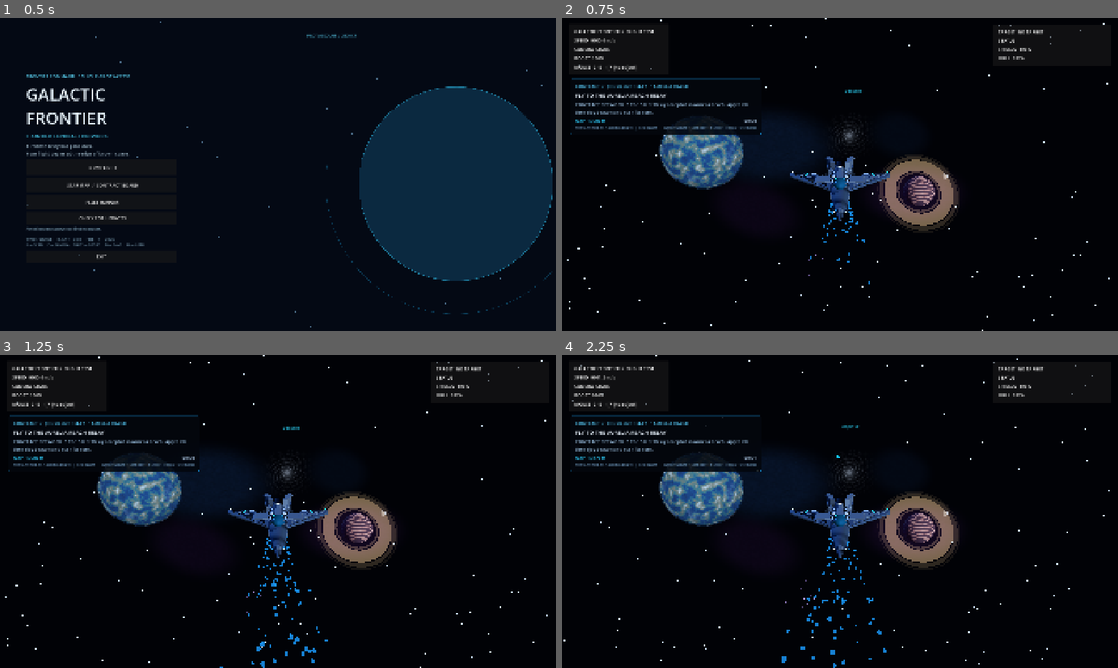
Above: before the commit, frames 1-4 (two rows, left to right).
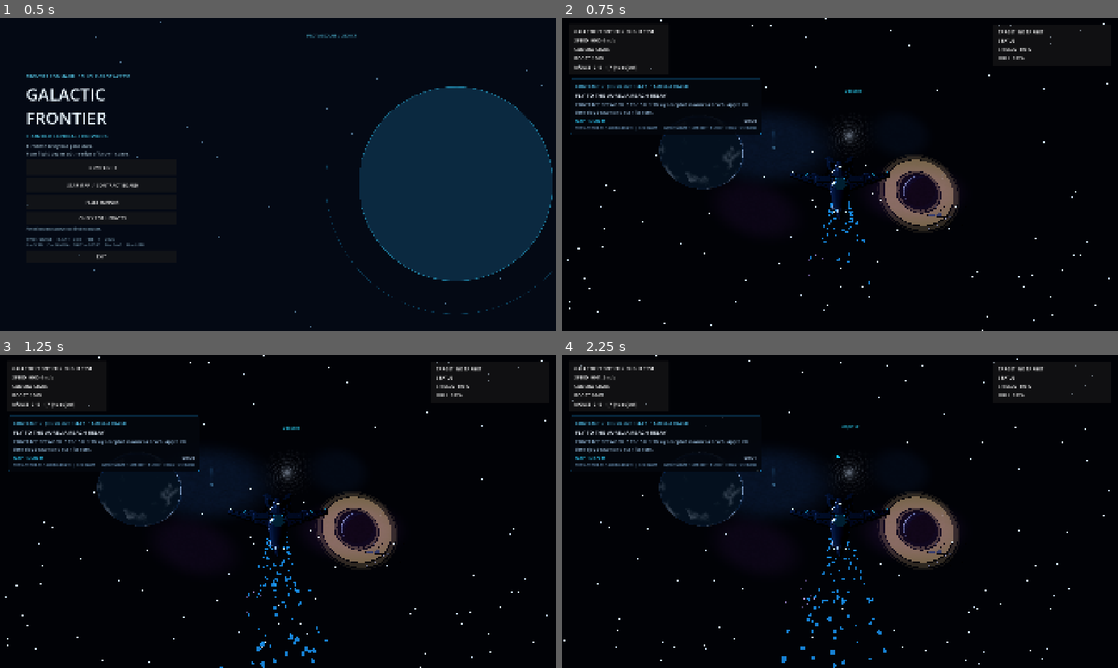
Above: after the commit, the same moments.

Repository: valdissor1990-ui/GALACTIC-FRONTIER
Game: Godot game, scene res://scenes/bootstrap/main.tscn
Two runs of this game, one before a commit and one after it. Both use one fixed random seed, a clock stepped at 60 frames per second and the inputs below.
Inputs (mouse positions are in pixels of both pictures, inside the frame that each line leads up to):
- Up to frame 1 (0.5 s): no input
- Up to frame 2 (0.75 s): click "NEW FLIGHT" at 0.5 s
- Up to frame 3 (1.25 s): no input
- Up to frame 4 (2.25 s): tap Enter at 1.25 s; move the mouse to (867, 511) at 1.27 s; hold Shift (boost) 1.28-2.03 s; hold W (move_forward) from 1.28 s (still down); move the mouse to (812, 511) at 2.02 s; click (812, 511) at 2.1 s

Frame 1 is identical in both runs. In frame 2, 3.6% of the frame differs, in the area x 17-70%, y 36-68%; in frame 3, 3.6%; in frame 4, 3.6%.

Commit message:
Integrate stellar corona and comet landmarks with layered space environment

Diff:
--- a/scripts/environment/space_environment.gd
+++ b/scripts/environment/space_environment.gd
@@ -18,12 +18,18 @@
 var _companion_moon: MeshInstance3D
 var _cosmic_dust: MultiMeshInstance3D
 var _distant_galaxy: MeshInstance3D
+var _stellar_primary: MeshInstance3D
+var _stellar_corona: MeshInstance3D
+var _stellar_key_light: DirectionalLight3D
+var _comet_root: Node3D
+var _derelict_root: Node3D
 
 
 func _ready() -> void:
 	_rng.seed = 741_2026
 	_load_system_theme()
 	_build_world_environment()
+	_build_stellar_primary()
 	_build_starfield()
 	_build_star_clusters()
 	_build_nebulae()
@@ -32,6 +38,8 @@
 	_build_companion_worlds()
 	_build_asteroid_field()
 	_build_cosmic_dust()
+	_build_comet_landmark()
+	_build_derelict_landmark()
 
 
 func _process(delta: float) -> void:
@@ -48,6 +56,15 @@
 	if is_instance_valid(_star_clusters):
 		_star_clusters.global_position = camera.global_position
 	var camera_transform := camera.global_transform
+	if is_instance_valid(_stellar_key_light):
+		var incoming_light := camera.global_basis * Vector3(620.0, -285.0, 3200.0).normalized()
+		_stellar_key_light.global_basis = Basis.looking_at(incoming_light, camera.global_basis.y)
+	var star_transform := camera_transform * Transform3D(Basis.IDENTITY, Vector3(-620.0, 285.0, -3200.0))
+	if is_instance_valid(_stellar_primary):
+		_stellar_primary.global_transform = star_transform
+		_stellar_primary.rotate_y(delta * 0.0018)
+	if is_instance_valid(_stellar_corona):
+		_stellar_corona.global_transform = star_transform
 	var primary_nebula := get_node_or_null("PrimaryNebula") as Node3D
 	if primary_nebula != null:
 		primary_nebula.global_transform = camera_transform * Transform3D(Basis.IDENTITY, Vector3(-138.0, 54.0, -465.0))
@@ -84,6 +101,12 @@
 	if is_instance_valid(_companion_moon):
 		_companion_moon.global_position = camera.global_position + camera.global_basis * Vector3(620.0, -12.0, -1430.0)
 		_companion_moon.rotate_y(delta * 0.012)
+	if is_instance_valid(_comet_root):
+		var comet_transform := camera_transform * Transform3D(Basis(Vector3(0.2, 0.8, 0.1).normalized(), delta * 0.012), Vector3(-520.0, 205.0, -1880.0))
+		_comet_root.global_transform = comet_transform
+	if is_instance_valid(_derelict_root):
+		var derelict_transform := camera_transform * Transform3D(Basis(Vector3.UP, deg_to_rad(-24.0)), Vector3(285.0, -118.0, -690.0))
+		_derelict_root.global_transform = derelict_transform
 
 
 
@@ -165,6 +188,7 @@
 	key_light.light_energy = 1.65
 	key_light.shadow_enabled = true
 	key_light.directional_shadow_max_distance = 260.0
+	_stellar_key_light = key_light
 	add_child(key_light)
 
 	# Low-energy blue fill preserves hull readability on the shadow side while
@@ -176,6 +200,75 @@
 	fill_light.light_energy = 0.34
 	fill_light.shadow_enabled = false
 	add_child(fill_light)
+
+
+func _build_stellar_primary() -> void:
+	# A visible system star anchors the sky and gives the flight scene a strong
+	# light source landmark, with a turbulent plasma surface and soft corona.
+	var star_mesh := SphereMesh.new()
+	star_mesh.radius = 1.0
+	star_mesh.height = 2.0
+	star_mesh.radial_segments = 96
+	star_mesh.rings = 64
+	var star_shader := Shader.new()
+	star_shader.code = """
+shader_type spatial;
+render_mode unshaded;
+uniform vec4 star_low : source_color = vec4(0.72, 0.12, 0.025, 1.0);
+uniform vec4 star_high : source_color = vec4(1.0, 0.78, 0.28, 1.0);
+void fragment() {
+	vec2 p = UV * vec2(58.0, 30.0);
+	float convection = sin(p.x * 0.72 + sin(p.y * 0.83 + TIME * 0.11) * 2.8 + TIME * 0.16)
+		* cos(p.y * 0.91 - TIME * 0.08);
+	float granulation = sin(UV.x * 173.0 + sin(UV.y * 91.0 + TIME * 0.07) * 3.0)
+		* sin(UV.y * 137.0 - TIME * 0.09) * 0.18;
+	float plasma = clamp(0.52 + convection * 0.30 + granulation, 0.0, 1.0);
+	vec3 color = mix(star_low.rgb, star_high.rgb, smoothstep(0.12, 0.88, plasma));
+	ALBEDO = color;
+	EMISSION = color * (1.8 + plasma * 2.2);
+}
+"""
+	var star_material := ShaderMaterial.new()
+	star_material.shader = star_shader
+	var hot_color: Color = _theme.get("key_light", Color(0.72, 0.82, 1.0))
+	var cool_color := hot_color.lerp(Color(0.82, 0.12, 0.025), 0.42)
+	star_material.set_shader_parameter("star_low", cool_color)
+	star_material.set_shader_parameter("star_high", hot_color.lerp(Color.WHITE, 0.38))
+	star_mesh.material = star_material
+	_stellar_primary = MeshInstance3D.new()
+	_stellar_primary.name = "StellarPrimary"
+	_stellar_primary.mesh = star_mesh
+	_stellar_primary.scale = Vector3.ONE * 72.0
+	add_child(_stellar_primary)
+
+	var corona_mesh := SphereMesh.new()
+	corona_mesh.radius = 1.0
+	corona_mesh.height = 2.0
+	corona_mesh.radial_segments = 64
+	corona_mesh.rings = 32
+	var corona_shader := Shader.new()
+	corona_shader.code = """
+shader_type spatial;
+render_mode unshaded, blend_add, depth_draw_never, cull_disabled;
+uniform vec4 corona_tint : source_color = vec4(1.0, 0.52, 0.18, 0.30);
+void fragment() {
+	float facing = clamp(dot(normalize(NORMAL), normalize(VIEW)), 0.0, 1.0);
+	float rim = pow(1.0 - facing, 2.35);
+	float waves = 0.86 + 0.14 * sin(UV.x * 34.0 + TIME * 0.12 + sin(UV.y * 18.0));
+	ALBEDO = corona_tint.rgb;
+	EMISSION = corona_tint.rgb * (0.28 + rim * 1.7) * waves;
+	ALPHA = rim * corona_tint.a;
+}
+"""
+	var corona_material := ShaderMaterial.new()
+	corona_material.shader = corona_shader
+	corona_material.set_shader_parameter("corona_tint", Color(hot_color.r, hot_color.g, hot_color.b, 0.30))
+	corona_mesh.material = corona_material
+	_stellar_corona = MeshInstance3D.new()
+	_stellar_corona.name = "StellarCorona"
+	_stellar_corona.mesh = corona_mesh
+	_stellar_corona.scale = Vector3.ONE * 92.0
+	add_child(_stellar_corona)
 
 
 func _build_starfield() -> void:
@@ -892,3 +985,181 @@
 	if vector.length_squared() < 0.0001:
 		return Vector3.UP
 	return vector.normalized()
+
+
+func _build_comet_landmark() -> void:
+	# A camera-relative comet provides a readable moving celestial landmark.
+	# Its tail is a single transparent quad; it adds no physics bodies.
+	_comet_root = Node3D.new()
+	_comet_root.name = "CometLandmark"
+	add_child(_comet_root)
+
+	var nucleus := MeshInstance3D.new()
+	nucleus.name = "CometNucleus"
+	var nucleus_mesh := SphereMesh.new()
+	nucleus_mesh.radius = 1.0
+	nucleus_mesh.height = 2.0
+	nucleus_mesh.radial_segments = 24
+	nucleus_mesh.rings = 16
+	var nucleus_material := StandardMaterial3D.new()
+	nucleus_material.albedo_color = Color(0.30, 0.34, 0.38)
+	nucleus_material.roughness = 0.98
+	nucleus_material.metallic = 0.04
+	nucleus_material.emission_enabled = true
+	nucleus_material.emission = Color(0.16, 0.22, 0.32)
+	nucleus_material.emission_energy_multiplier = 0.22
+	nucleus_mesh.material = nucleus_material
+	nucleus.mesh = nucleus_mesh
+	nucleus.scale = Vector3(8.0, 6.0, 7.0)
+	_comet_root.add_child(nucleus)
+
+	var coma := MeshInstance3D.new()
+	coma.name = "CometComa"
+	var coma_mesh := SphereMesh.new()
+	coma_mesh.radius = 1.0
+	coma_mesh.height = 2.0
+	coma_mesh.radial_segments = 32
+	coma_mesh.rings = 20
+	var coma_shader := Shader.new()
+	coma_shader.code = """
+shader_type spatial;
+render_mode unshaded, blend_add, depth_draw_never, cull_disabled;
+uniform vec4 coma_tint : source_color = vec4(0.36, 0.72, 1.0, 0.22);
+void fragment() {
+	float edge = 1.0 - smoothstep(0.08, 0.98, length((UV - vec2(0.5)) * vec2(1.0, 0.82)));
+	float turbulence = 0.78 + 0.22 * sin(UV.x * 48.0 + TIME * 0.7) * sin(UV.y * 35.0 - TIME * 0.4);
+	ALBEDO = coma_tint.rgb;
+	EMISSION = coma_tint.rgb * (0.25 + edge * turbulence * 1.8);
+	ALPHA = edge * coma_tint.a * turbulence;
+}
+"""
+	var coma_material := ShaderMaterial.new()
+	coma_material.shader = coma_shader
+	coma_material.set_shader_parameter("coma_tint", Color(0.38, 0.72, 1.0, 0.24))
+	coma_mesh.material = coma_material
+	coma.mesh = coma_mesh
+	coma.scale = Vector3(17.0, 13.0, 15.0)
+	_comet_root.add_child(coma)
+
+	var tail := MeshInstance3D.new()
+	tail.name = "CometIonTail"
+	var tail_mesh := QuadMesh.new()
+	tail_mesh.size = Vector2(34.0, 150.0)
+	var tail_shader := Shader.new()
+	tail_shader.code = """
+shader_type spatial;
+render_mode unshaded, blend_add, depth_draw_never, cull_disabled;
+uniform vec4 tail_tint : source_color = vec4(0.24, 0.58, 1.0, 0.22);
+void fragment() {
+	float across = abs(UV.x - 0.5) * 2.0;
+	float along = UV.y;
+	float width = 1.0 - smoothstep(0.08, 0.96, across);
+	float fade = pow(1.0 - along, 1.7) * smoothstep(0.0, 0.10, along);
+	float stream = 0.78 + 0.22 * sin(UV.x * 34.0 + UV.y * 11.0 - TIME * 0.5);
+	float alpha = width * fade * stream * tail_tint.a;
+	ALBEDO = tail_tint.rgb;
+	EMISSION = tail_tint.rgb * (0.4 + stream * 1.1);
+	ALPHA = alpha;
+}
+"""
+	var tail_material := ShaderMaterial.new()
+	tail_material.shader = tail_shader
+	tail_material.set_shader_parameter("tail_tint", Color(0.24, 0.58, 1.0, 0.24))
+	tail_mesh.material = tail_material
+	tail.mesh = tail_mesh
+	tail.position = Vector3(0.0, 70.0, 2.0)
+	_comet_root.add_child(tail)
+
+
+func _build_derelict_landmark() -> void:
+	# A low-poly abandoned courier hull, broken antennae and debris cloud.
+	# All pieces are visual-only and share a camera-relative parent.
+	_derelict_root = Node3D.new()
+	_derelict_root.name = "DerelictWreckLandmark"
+	add_child(_derelict_root)
+
+	var hull_material := StandardMaterial3D.new()
+	hull_material.albedo_color = Color(0.16, 0.22, 0.29)
+	hull_material.metallic = 0.72
+	hull_material.roughness = 0.78
+	var exposed_material := StandardMaterial3D.new()
+	exposed_material.albedo_color = Color(0.42, 0.24, 0.12)
+	exposed_material.metallic = 0.48
+	exposed_material.roughness = 0.88
+	var window_material := StandardMaterial3D.new()
+	window_material.albedo_color = Color(0.10, 0.42, 0.58)
+	window_material.emission_enabled = true
+	window_material.emission = Color(0.08, 0.48, 0.82)
+	window_material.emission_energy_multiplier = 0.8
+
+	_add_wreck_box("WreckMainHull", Vector3(0.0, 0.0, 0.0), Vector3(12.0, 5.0, 34.0), hull_material)
+	_add_wreck_box("WreckForwardSpine", Vector3(0.0, 0.0, -25.0), Vector3(5.0, 3.0, 22.0), exposed_material)
+	_add_wreck_box("WreckPortWing", Vector3(-20.0, -0.8, 2.0), Vector3(29.0, 1.8, 8.0), hull_material)
+	_add_wreck_box("WreckStarboardWing", Vector3(19.0, -1.0, 7.0), Vector3(23.0, 1.5, 7.0), exposed_material)
+	_add_wreck_box("WreckBrokenPanel", Vector3(-31.0, 1.0, 9.0), Vector3(10.0, 1.0, 13.0), exposed_material)
+	_add_wreck_box("WreckBridgeGlass", Vector3(0.0, 3.0, -8.0), Vector3(6.0, 1.2, 8.0), window_material)
+
+	var antenna := MeshInstance3D.new()
+	antenna.name = "WreckAntenna"
+	var antenna_mesh := CylinderMesh.new()
+	antenna_mesh.top_radius = 0.16
+	antenna_mesh.bottom_radius = 0.28
+	antenna_mesh.height = 18.0
+	antenna_mesh.radial_segments = 8
+	antenna_mesh.material = exposed_material
+	antenna.mesh = antenna_mesh
+	antenna.position = Vector3(4.0, 10.0, 12.0)
+	antenna.rotation_degrees = Vector3(0.0, 0.0, 18.0)
+	_derelict_root.add_child(antenna)
+
+	var beacon := MeshInstance3D.new()
+	beacon.name = "WreckEmergencyBeacon"
+	var beacon_mesh := SphereMesh.new()
+	beacon_mesh.radius = 1.0
+	beacon_mesh.height = 2.0
+	beacon_mesh.radial_segments = 12
+	beacon_mesh.rings = 8
+	var beacon_material := StandardMaterial3D.new()
+	beacon_material.shading_mode = BaseMaterial3D.SHADING_MODE_UNSHADED
+	beacon_material.albedo_color = Color(1.0, 0.22, 0.08)
+	beacon_material.emission_enabled = true
+	beacon_material.emission = Color(1.0, 0.08, 0.025)
+	beacon_material.emission_energy_multiplier = 1.6
+	beacon_mesh.material = beacon_material
+	beacon.mesh = beacon_mesh
+	beacon.scale = Vector3.ONE * 1.4
+	beacon.position = Vector3(0.0, 7.0, -2.0)
+	_derelict_root.add_child(beacon)
+
+	var debris_mesh := SphereMesh.new()
+	debris_mesh.radius = 0.7
+	debris_mesh.height = 1.4
+	debris_mesh.radial_segments = 6
+	debris_mesh.rings = 4
+	debris_mesh.material = exposed_material
+	var debris_multi := MultiMesh.new()
+	debris_multi.transform_format = MultiMesh.TRANSFORM_3D
+	debris_multi.mesh = debris_mesh
+	debris_multi.instance_count = 96
+	var debris := MultiMeshInstance3D.new()
+	debris.name = "WreckDebrisCloud"
+	debris.multimesh = debris_multi
+	for index in range(debris_multi.instance_count):
+		var direction := _random_unit_vector()
+		var radius := _rng.randf_range(24.0, 82.0)
+		var position := direction * radius
+		var size := _rng.randf_range(0.45, 3.2)
+		var basis := Basis.from_euler(Vector3(_rng.randf_range(0.0, TAU), _rng.randf_range(0.0, TAU), _rng.randf_range(0.0, TAU))).scaled(Vector3(size, size * _rng.randf_range(0.35, 1.0), size * _rng.randf_range(0.55, 1.4)))
+		debris.multimesh.set_instance_transform(index, Transform3D(basis, position))
+	_derelict_root.add_child(debris)
+
+
+func _add_wreck_box(node_name: String, position: Vector3, dimensions: Vector3, material: Material) -> void:
+	var piece := MeshInstance3D.new()
+	piece.name = node_name
+	var mesh := BoxMesh.new()
+	mesh.size = dimensions
+	mesh.material = material
+	piece.mesh = mesh
+	piece.position = position
+	_derelict_root.add_child(piece)
--- a/tests/environment/test_space_collisions.gd
+++ b/tests/environment/test_space_collisions.gd
@@ -48,6 +48,13 @@
 	var cratered_moon := environment.get_node_or_null("NacreonMoon") as MeshInstance3D
 	_check(cratered_moon != null and cratered_moon.mesh.material is ShaderMaterial, "the distant moon has procedural crater and regolith shading")
 	_check(environment.has_node("DistantSpiralGalaxy"), "a procedural spiral galaxy is generated as a distant sky landmark")
+	_check(environment.has_node("StellarPrimary") and environment.has_node("StellarCorona"), "the system has a visible animated primary star and plasma corona")
+	_check(environment.has_node("CometLandmark/CometNucleus") and environment.has_node("CometLandmark/CometComa") and environment.has_node("CometLandmark/CometIonTail"), "a comet has a rocky nucleus, animated coma and ion tail")
+	var comet_tail := environment.get_node_or_null("CometLandmark/CometIonTail") as MeshInstance3D
+	_check(comet_tail != null and comet_tail.mesh.material is ShaderMaterial, "the comet ion tail uses a procedural animated shader")
+	_check(environment.has_node("DerelictWreckLandmark/WreckMainHull") and environment.has_node("DerelictWreckLandmark/WreckBrokenPanel") and environment.has_node("DerelictWreckLandmark/WreckEmergencyBeacon"), "a derelict courier wreck includes broken hull sections and an emergency beacon")
+	var wreck_debris := environment.get_node_or_null("DerelictWreckLandmark/WreckDebrisCloud") as MultiMeshInstance3D
+	_check(wreck_debris != null and wreck_debris.multimesh.instance_count == 96, "the derelict wreck debris is batched into one 96-piece MultiMesh")
 	var cloud_layer := environment.get_node_or_null("AureliaCloudLayer") as MeshInstance3D
 	_check(cloud_layer != null and cloud_layer.mesh.material is ShaderMaterial, "the nearby planet has a separate procedural cloud shell")
 	var star_clusters := environment.get_node_or_null("ChromaticStarClusters") as MultiMeshInstance3D
@@ -67,6 +74,18 @@
 	await process_frame
 	await process_frame
 	environment.call("_process", 0.0)
+	var stellar_primary := environment.get_node("StellarPrimary") as MeshInstance3D
+	var expected_star_position := sky_camera.global_position + sky_camera.global_basis * Vector3(-620.0, 285.0, -3200.0)
+	_check(stellar_primary.global_position.distance_to(expected_star_position) < 1.0, "the primary star remains a camera-relative sky landmark during long flights")
+	var stellar_key_light := environment.get_node("StellarKeyLight") as DirectionalLight3D
+	var expected_light_direction := sky_camera.global_basis * Vector3(620.0, -285.0, 3200.0).normalized()
+	_check((-stellar_key_light.global_basis.z).dot(expected_light_direction) > 0.98, "the directional key light points away from the visible primary star")
+	var tracked_comet := environment.get_node("CometLandmark") as Node3D
+	var expected_comet_position := sky_camera.global_position + sky_camera.global_basis * Vector3(-520.0, 205.0, -1880.0)
+	_check(tracked_comet.global_position.distance_to(expected_comet_position) < 1.0, "the comet remains a camera-relative distant sky landmark")
+	var tracked_wreck := environment.get_node("DerelictWreckLandmark") as Node3D
+	var expected_wreck_position := sky_camera.global_position + sky_camera.global_basis * Vector3(285.0, -118.0, -690.0)
+	_check(tracked_wreck.global_position.distance_to(expected_wreck_position) < 1.0, "the derelict wreck remains visible during long flights")
 	var tracked_clusters := environment.get_node("ChromaticStarClusters") as MultiMeshInstance3D
 	_check(tracked_clusters.global_position.distance_to(sky_camera.global_position) < 0.01, "chromatic star clusters remain camera-relative during long flights")
 	var tracked_clouds := environment.get_node("AureliaCloudLayer") as MeshInstance3D
